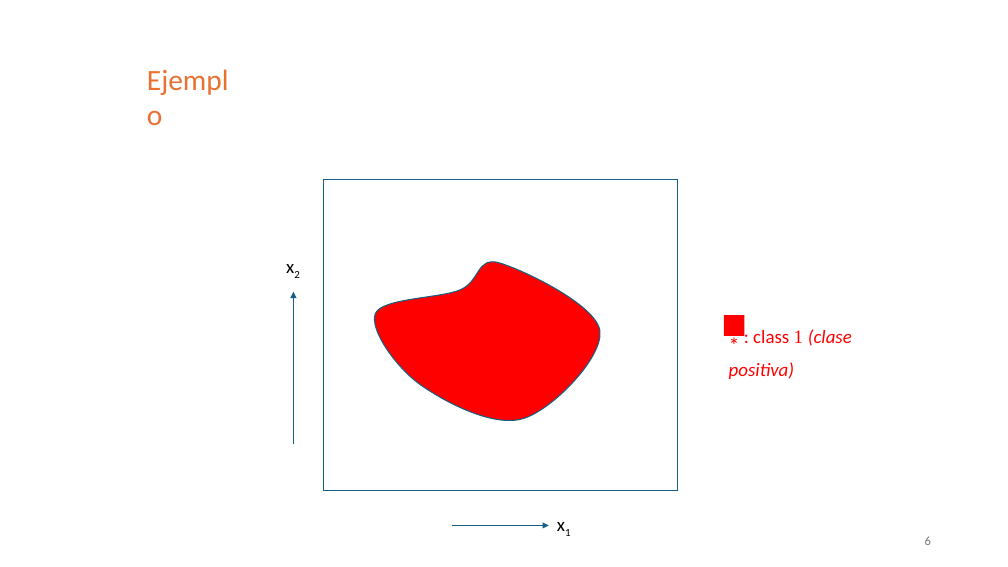
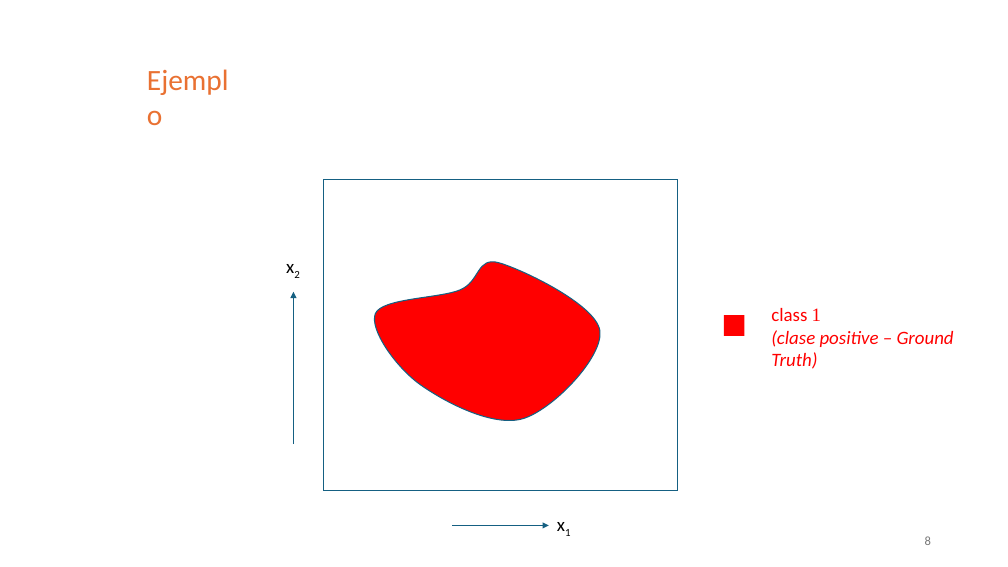
Before and after one commit to domingomery/patrones, a slide deck: slide 8 of clases/Cap05_Evaluacion/presentations/PAT05_Performance.pptx (slide 6 before the commit). Drawn at 1008x567 pixels with LibreOffice and Linux fonts; fonts in the diff are those of the drawing. Boxes give left, top, right and bottom in pixels: in the first picture for what was removed or moved away, otherwise in the second. Text is boxed around its words. In the diff, an @@ line names an element or a change of style, - is before the commit and + after.

```diff
--- a/clases/Cap05_Evaluacion/presentations/PAT05_Performance.pptx
+++ b/clases/Cap05_Evaluacion/presentations/PAT05_Performance.pptx
@@ text at box(771, 308, 954, 369): text changed @@
-* : class 1 (clase positiva)
+class 1
+(clase positive – Ground Truth)
@@ page number at box(925, 536, 931, 545): text changed @@
-6
+8
```
Also in this commit, not shown: 1 other slide changed, 2 slides added.
